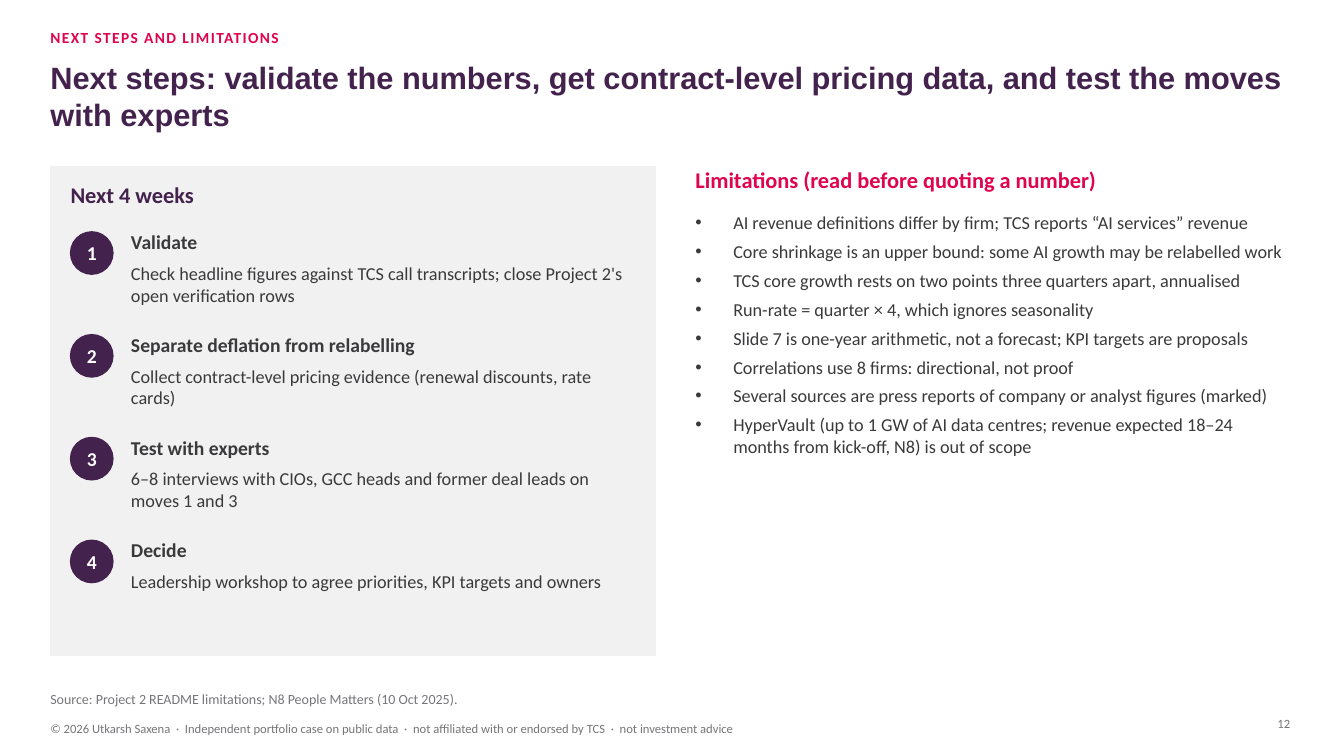
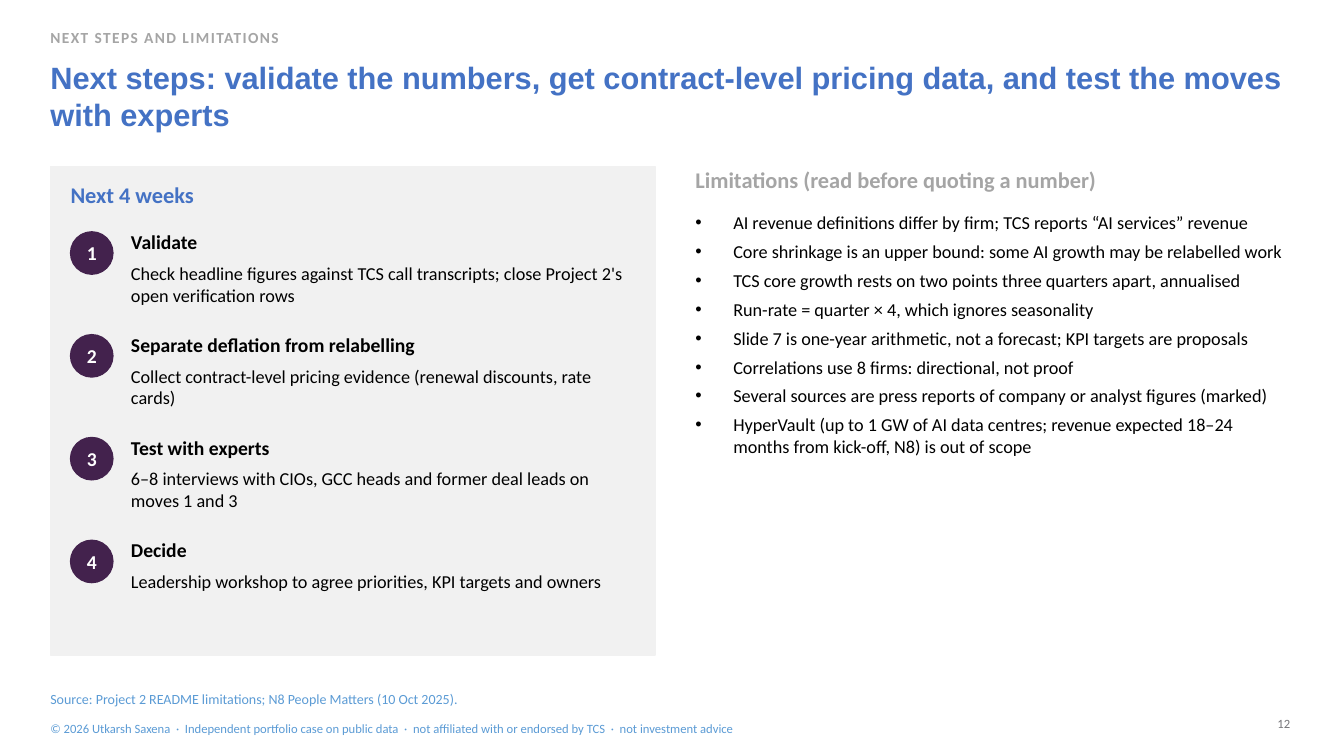
Before and after one commit to lokpriye96/ai-consulting-report-genai-services, a slide deck: slide 12 of outputs/TCS_AI_Deflation_Strategy.pptx. Drawn at 1344x756 pixels with LibreOffice and Linux fonts; fonts in the diff are those of the drawing. Boxes give left, top, right and bottom in pixels: in the first picture for what was removed or moved away, otherwise in the second. Text is boxed around its words. In the diff, an @@ line names an element or a change of style, - is before the commit and + after.

```diff
--- a/outputs/TCS_AI_Deflation_Strategy.pptx
+++ b/outputs/TCS_AI_Deflation_Strategy.pptx
@@ text "NEXT STEPS AND LIMITATIONS" at box(50, 33, 278, 43): text colour #E0044E to #A5A5A5 @@
@@ title "Next steps: validate the numbers, ..." at box(50, 66, 1281, 131): text colour #43224D to #4472C4 @@
@@ text "Limitations (read before quoting a ..." at box(695, 172, 1096, 192): text colour #E0044E to #A5A5A5 @@
@@ text "Next 4 weeks" at box(71, 187, 193, 203): text colour #43224D to #4472C4 @@
@@ text colour #3A3A3C to #000000 in 9 elements at box(131, 235, 197, 249), box(131, 267, 622, 305), box(131, 338, 415, 356), box(131, 370, 591, 407), box(131, 441, 270, 458), box(131, 472, 589, 507), box(131, 543, 187, 557), box(131, 575, 601, 591), box(733, 216, 1282, 456) @@
@@ text "Source: Project 2 README limitations; ..." at box(50, 694, 457, 707): text colour #76767A to #5B9BD5 @@
@@ text "© 2026 Utkarsh Saxena · ..." at box(64, 724, 733, 735): text colour #76767A to #5B9BD5 @@
```
Also in this commit, not shown: 11 other slides changed, 22 other files.
